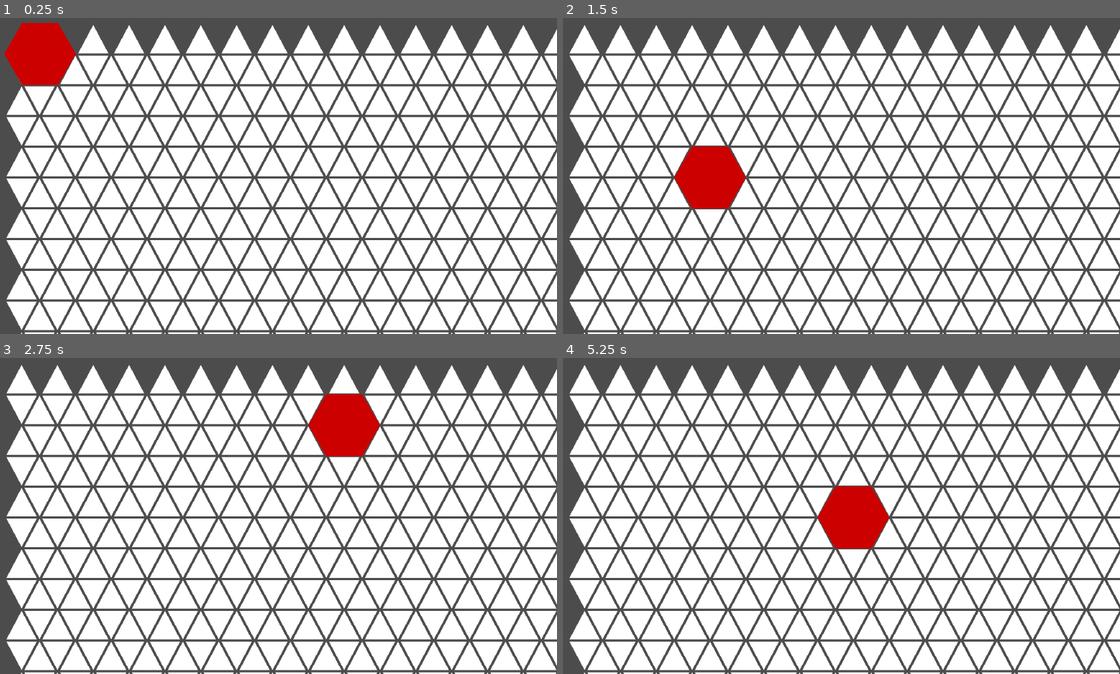
Above: before the commit, frames 1-4 (two rows, left to right).
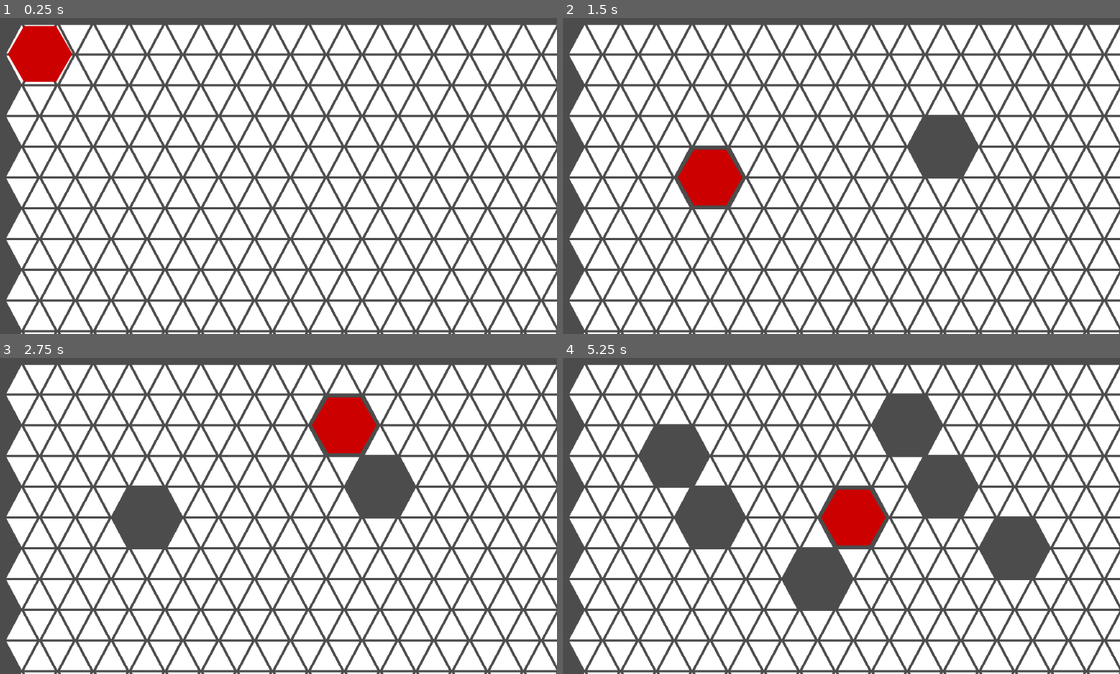
Above: after the commit, the same moments.

Repository: F3lixitas/pousse_pousse_nain
Game: Godot game, scene res://scenes/Scene_prototype.tscn
Same seed, same stepped clock (60 frames per second), same inputs: the game is played once before the commit and once after it.
Inputs (mouse positions are in pixels of both pictures, inside the frame that each line leads up to):
- Up to frame 1 (0.25 s): no input
- Up to frame 2 (1.5 s): tap Enter at 0.5 s; move the mouse to (958, 150) at 0.52 s; click (958, 150) at 0.67 s; tap Space at 1.25 s; move the mouse to (718, 182) at 1.27 s; click (718, 182) at 1.42 s
- Up to frame 3 (2.75 s): tap Enter at 2 s; move the mouse to (328, 433) at 2.02 s; click (328, 433) at 2.17 s
- Up to frame 4 (5.25 s): tap Space at 2.75, 4.25 s; move the mouse to (802, 572) at 2.77 s; click (802, 572) at 2.92 s; tap Enter at 3.5 s; move the mouse to (1003, 557) at 3.52 s; click (1003, 557) at 3.67 s; move the mouse to (663, 455) at 4.27 s; click (663, 455) at 4.42 s; move the mouse to (863, 506) at 5.02 s; click (863, 506) at 5.17 s

The runs differ from the first frame. In frame 1, 4.1% of the frame differs, in the area x 0-100%, y 1-22%; in frame 2, 5.9%; in frame 3, 7.4%; in frame 4, 14%, in the area x 4-100%, y 2-80%.

Commit message:
finalisation plateau

Diff:
--- a/scenes/Scene_prototype.tscn
+++ b/scenes/Scene_prototype.tscn
@@ -11,6 +11,6 @@
 
 [node name="pion_1" type="Sprite" parent="nodeGenerator"]
 position = Vector2( 101, 99 )
-scale = Vector2( 0.5, 0.5 )
+scale = Vector2( 0.45, 0.45 )
 texture = ExtResource( 1 )
 script = ExtResource( 2 )
--- a/scripts/nodeGenerator_script.gd
+++ b/scripts/nodeGenerator_script.gd
@@ -2,8 +2,8 @@
 
 var triangles = Array()
 var nodes = Array()
-var maxX = 25
-var maxY = 15
+var maxX = 24
+var maxY = 13
 
 var Noeud = {
 	"tri": Array(),
@@ -21,9 +21,22 @@
 			if dist < minDist:
 				minDist = dist
 				index = i
-		get_child(maxX * maxY * 2 + maxY * 2).position = nodes[index].pos # le pion est ajouté après les points
-		#get_child(nodes[index].tri[4]).visible = false
-
+		get_child((maxX + 1) * maxY * 2 + maxX * 2).position = nodes[index].pos # le pion est ajouté après les points
+		pass
+		get_child(nodes[index].tri[0]).visible = false
+		get_child(nodes[index].tri[1]).visible = false
+		get_child(nodes[index].tri[2]).visible = false
+		get_child(nodes[index].tri[3]).visible = false
+		get_child(nodes[index].tri[4]).visible = false
+		get_child(nodes[index].tri[5]).visible = false
+	if event is InputEventMouseButton and event.is_pressed() and event.button_index == BUTTON_RIGHT:
+		for i in range(0, maxX * maxY):
+			get_child(nodes[i].tri[0]).visible = true
+			get_child(nodes[i].tri[1]).visible = true
+			get_child(nodes[i].tri[2]).visible = true
+			get_child(nodes[i].tri[3]).visible = true
+			get_child(nodes[i].tri[4]).visible = true
+			get_child(nodes[i].tri[5]).visible = true
 
 func _init():
 	for i in range(0, maxX * maxY):
@@ -47,14 +60,18 @@
 		meshI.mesh = tempM
 		triangles.append(meshI)
 		add_child(meshI)
-		if not (i % (maxX + 1) == maxX):
-			nodes[i - int(i / (maxX + 1))].tri[0] = i
-			#print_debug(i - int(i / maxX))
-		if not (i % (maxX + 1) == 0):
-			nodes[i - int(i / (maxX + 1)) - 1].tri[4] = i
-		if (not (i % (maxX + 1) == 0)) and (int(i / (maxX + 1)) % 2 == 0):
-			nodes[i - int(i / (maxX + 1)) - 1].tri[4] = i
-			pass
+
+		var x = i % (maxX + 1)
+		var y = int(i / (maxX + 1))
+
+		if not (x == maxX):
+			nodes[i - y].tri[0] = i
+		if not (x == 0):
+			nodes[i - y - 1].tri[4] = i
+		if (not (x == 0)) and (y % 2 == 0) and (not (y == maxY - 1)):
+			nodes[i - y - 1 + maxX].tri[2] = i
+		elif (not (x == maxX)) and (y % 2 == 1) and (not (y == maxY - 1)):
+			nodes[i - y + maxX].tri[2] = i
 
 	for i in range(0, (maxX + 1) * maxY):
 		var st = SurfaceTool.new()
@@ -71,4 +88,52 @@
 		triangles.append(meshI)
 		add_child(meshI)
 
-	pass
+		var x = i % (maxX + 1)
+		var y = int(i / (maxX + 1))
+
+		var index = i + (maxX + 1) * maxY
+
+		if not (x == maxX):
+			nodes[i - y].tri[1] = index
+		if not (x == 0):
+			nodes[i - y - 1].tri[3] = index
+		if (not (x == 0)) and (y % 2 == 0) and (not (y == 0)):
+			nodes[i - y - 1 - maxX].tri[5] = index
+		elif (not (x == maxX)) and (y % 2 == 1) and (not (y == 0)):
+			nodes[i - y - maxX].tri[5] = index
+
+	for i in range(0, maxX):
+		var st = SurfaceTool.new()
+		st.begin(Mesh.PRIMITIVE_TRIANGLES)
+		var tempM = Mesh.new()
+		var px = (i % maxX) * 64 + 100
+		var py = 100
+		st.add_vertex(Vector3(px, py - 2, 0))
+		st.add_vertex(Vector3(px - 27, py - 53, 0))
+		st.add_vertex(Vector3(px + 27, py - 53, 0))
+		st.commit(tempM)
+		var meshI = MeshInstance2D.new()
+		meshI.mesh = tempM
+		triangles.append(meshI)
+		add_child(meshI)
+
+		var index = i + (maxX + 1) * maxY * 2
+		nodes[i].tri[2] = index
+
+	for i in range(0, maxX):
+		var st = SurfaceTool.new()
+		st.begin(Mesh.PRIMITIVE_TRIANGLES)
+		var tempM = Mesh.new()
+		var px = (i % maxX) * 64 + 100 + (((maxY + 1) % 2) * 32)
+		var py = 100 + (maxY - 1) * 55
+		st.add_vertex(Vector3(px, py + 2, 0))
+		st.add_vertex(Vector3(px - 27, py + 53, 0))
+		st.add_vertex(Vector3(px + 27, py + 53, 0))
+		st.commit(tempM)
+		var meshI = MeshInstance2D.new()
+		meshI.mesh = tempM
+		triangles.append(meshI)
+		add_child(meshI)
+
+		var index = i + (maxX + 1) * maxY * 2 + maxX
+		nodes[maxX * (maxY - 1) + i].tri[5] = index
